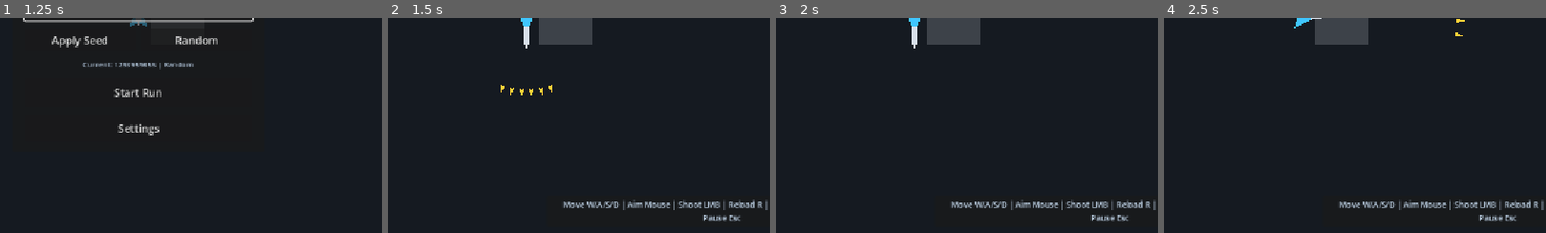
Above: before the commit, frames 1-4 (left to right).
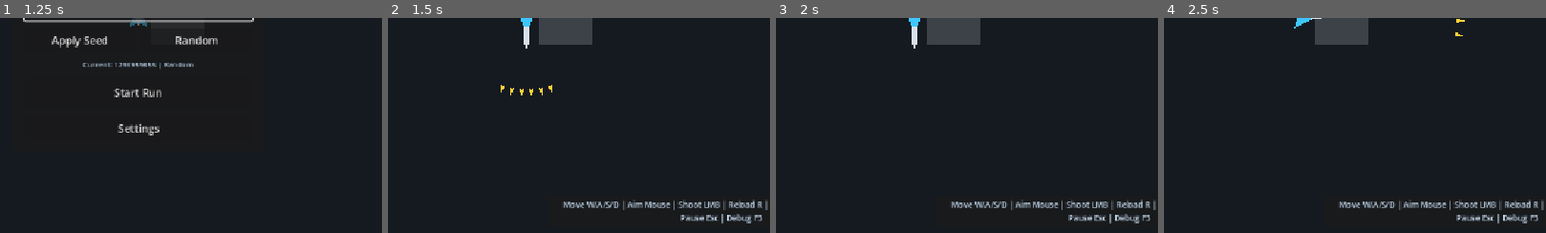
Above: after the commit, the same moments.

Repository: mrmi9/Dungeon-Unleashed
Game: Godot game, scene res://scenes/main/Main.tscn
Same seed, same stepped clock (60 frames per second), same inputs: the game is played once before the commit and once after it.
Inputs (mouse positions are % of the whole screen's width and height, from its top left):
- Up to frame 1 (1.25 s): click (50, 48) at 0.52 s; type "12" at 0.6 s
- Up to frame 2 (1.5 s): click "Start Run" at 1.25 s
- Up to frame 3 (2 s): no input
- Up to frame 4 (2.5 s): tap Enter at 2 s; move the mouse to (72, 45) at 2.02 s; hold D (move_right) from 2.03 s (still down); hold E (interact) from 2.03 s (still down); click (72, 45) at 2.17 s
The pictures show only the part of the screen within x 32-82%, y 50-100%; the shares and areas given below are measured in that part.

Frame 1 is identical in both runs. In frame 2, 0.5% of the frame differs, in the area x 76-98%, y 91-96%; in frame 3, 0.5%; in frame 4, 0.5%.

Commit message:
Add debug map panel

Diff:
--- a/dungeon-unleashed/scenes/ui/HUD.tscn
+++ b/dungeon-unleashed/scenes/ui/HUD.tscn
@@ -553,3 +553,59 @@
 custom_minimum_size = Vector2(0, 40)
 layout_mode = 2
 text = "Main Menu"
+
+[node name="DebugMapPanel" type="PanelContainer" parent="."]
+visible = false
+layout_mode = 1
+anchor_left = 0.5
+anchor_top = 0.5
+anchor_right = 0.5
+anchor_bottom = 0.5
+offset_left = -380.0
+offset_top = -280.0
+offset_right = 380.0
+offset_bottom = 280.0
+mouse_filter = 0
+
+[node name="MarginContainer" type="MarginContainer" parent="DebugMapPanel"]
+layout_mode = 2
+theme_override_constants/margin_left = 16
+theme_override_constants/margin_top = 14
+theme_override_constants/margin_right = 16
+theme_override_constants/margin_bottom = 14
+
+[node name="VBoxContainer" type="VBoxContainer" parent="DebugMapPanel/MarginContainer"]
+layout_mode = 2
+theme_override_constants/separation = 10
+
+[node name="TitleLabel" type="Label" parent="DebugMapPanel/MarginContainer/VBoxContainer"]
+layout_mode = 2
+theme_override_colors/font_color = Color(1, 0.82, 0.28, 1)
+theme_override_font_sizes/font_size = 24
+text = "Debug Map"
+horizontal_alignment = 1
+
+[node name="DebugMapText" type="TextEdit" parent="DebugMapPanel/MarginContainer/VBoxContainer"]
+custom_minimum_size = Vector2(0, 420)
+layout_mode = 2
+size_flags_vertical = 3
+theme_override_font_sizes/font_size = 13
+text = "No dungeon debug map available."
+editable = false
+wrap_mode = 1
+
+[node name="ButtonRow" type="HBoxContainer" parent="DebugMapPanel/MarginContainer/VBoxContainer"]
+layout_mode = 2
+theme_override_constants/separation = 8
+
+[node name="CopyButton" type="Button" parent="DebugMapPanel/MarginContainer/VBoxContainer/ButtonRow"]
+custom_minimum_size = Vector2(0, 38)
+layout_mode = 2
+size_flags_horizontal = 3
+text = "Copy Map"
+
+[node name="CloseButton" type="Button" parent="DebugMapPanel/MarginContainer/VBoxContainer/ButtonRow"]
+custom_minimum_size = Vector2(0, 38)
+layout_mode = 2
+size_flags_horizontal = 3
+text = "Close"
--- a/dungeon-unleashed/scripts/debug/DungeonGenerationSmokeTest.gd
+++ b/dungeon-unleashed/scripts/debug/DungeonGenerationSmokeTest.gd
@@ -70,6 +70,16 @@
 		_expect(str(hud.call("get_minimap_debug_text")).contains(last_room_id), "HUD debug tooltip should include dungeon map details")
 	else:
 		_expect(false, "HUD should expose dungeon seed and debug map text for smoke tests")
+	if hud != null and hud.has_method("show_debug_map_panel") and hud.has_method("get_debug_map_panel_text"):
+		hud.call("show_debug_map_panel")
+		await get_tree().process_frame
+		_expect(bool(hud.call("is_debug_map_visible")), "HUD should show the debug map panel")
+		_expect(str(hud.call("get_debug_map_panel_text")).contains("Seed: 424242"), "Debug map panel should include active seed")
+		_expect(str(hud.call("get_debug_map_panel_text")).contains(last_room_id), "Debug map panel should include final boss room id")
+		_expect(bool(hud.call("copy_debug_map_to_clipboard")), "Debug map panel should expose copy-to-clipboard flow")
+		hud.call("hide_debug_map_panel")
+	else:
+		_expect(false, "HUD should expose a debug map panel for playtest reproduction")
 
 	await _verify_exploration_state(controller, combat_rooms, main.get_node("Player"), hud)
 
--- a/dungeon-unleashed/scripts/debug/EnemyVarietySmokeTest.gd
+++ b/dungeon-unleashed/scripts/debug/EnemyVarietySmokeTest.gd
@@ -58,7 +58,7 @@
 	await _discard_all_enemies()
 
 	await _enter_room(reward_room, player)
-	_expect(_spawned_enemy_names().is_empty(), "Reward room should not spawn enemies")
+	_expect(_spawned_enemy_names_near(reward_room.global_position).is_empty(), "Reward room should not spawn local enemies")
 	await _discard_all_enemies()
 
 	await _enter_room(elite_room, player)
@@ -71,7 +71,7 @@
 	await _discard_all_enemies()
 
 	await _enter_room(shop_room, player)
-	_expect(_spawned_enemy_names().is_empty(), "Shop room should not spawn enemies")
+	_expect(_spawned_enemy_names_near(shop_room.global_position).is_empty(), "Shop room should not spawn local enemies")
 	await _discard_all_enemies()
 
 	await _enter_room(boss_room, player)
@@ -121,6 +121,20 @@
 	var names := PackedStringArray()
 	for enemy in get_tree().get_nodes_in_group("enemies"):
 		if not is_instance_valid(enemy) or enemy.is_queued_for_deletion():
+			continue
+		var display_name = enemy.get("display_name")
+		if display_name != null:
+			names.append(str(display_name))
+	return names
+
+
+func _spawned_enemy_names_near(position: Vector2, radius: float = 520.0) -> PackedStringArray:
+	var names := PackedStringArray()
+	for enemy in get_tree().get_nodes_in_group("enemies"):
+		if not is_instance_valid(enemy) or enemy.is_queued_for_deletion():
+			continue
+		var enemy_node := enemy as Node2D
+		if enemy_node == null or enemy_node.global_position.distance_to(position) > radius:
 			continue
 		var display_name = enemy.get("display_name")
 		if display_name != null:
--- a/dungeon-unleashed/scripts/debug/UILayoutSmokeTest.gd
+++ b/dungeon-unleashed/scripts/debug/UILayoutSmokeTest.gd
@@ -62,6 +62,11 @@
 	_check_modal_panel(hud, "RelicChoicePanel", "relic choice panel", resolution)
 
 	hud.call("hide_relic_choices")
+	hud.call("show_debug_map_panel")
+	await get_tree().process_frame
+	_check_modal_panel(hud, "DebugMapPanel", "debug map panel", resolution)
+
+	hud.call("hide_debug_map_panel")
 	hud.call("hide_flow_panels")
 	await get_tree().process_frame
 	_check_gameplay_overlay(hud, resolution)
--- a/dungeon-unleashed/scripts/main/Main.gd
+++ b/dungeon-unleashed/scripts/main/Main.gd
@@ -143,6 +143,12 @@
 
 
 func _unhandled_input(event: InputEvent) -> void:
+	if event.is_action_pressed("debug_map"):
+		if hud != null and hud.has_method("toggle_debug_map_panel"):
+			hud.call("toggle_debug_map_panel")
+			get_viewport().set_input_as_handled()
+		return
+
 	if event.is_action_pressed("pause"):
 		if run_state == RunState.RUNNING:
 			pause_run()
@@ -748,6 +754,7 @@
 	_bind_key(&"weapon_slot_1", KEY_1)
 	_bind_key(&"weapon_slot_2", KEY_2)
 	_bind_key(&"weapon_slot_3", KEY_3)
+	_bind_key(&"debug_map", KEY_F3)
 	_bind_mouse_button(&"shoot", MOUSE_BUTTON_LEFT)
 
 
--- a/dungeon-unleashed/scripts/ui/HUD.gd
+++ b/dungeon-unleashed/scripts/ui/HUD.gd
@@ -18,6 +18,7 @@
 const SETTINGS_PANEL_SIZE := Vector2(460.0, 660.0)
 const RESULT_PANEL_SIZE := Vector2(580.0, 588.0)
 const RELIC_CHOICE_PANEL_SIZE := Vector2(720.0, 356.0)
+const DEBUG_MAP_PANEL_SIZE := Vector2(760.0, 560.0)
 
 @onready var health_label: Label = $MarginContainer/VBoxContainer/HealthLabel
 @onready var shield_label: Label = $MarginContainer/VBoxContainer/ShieldLabel
@@ -76,6 +77,10 @@
 @onready var result_replay_seed_button: Button = $ResultPanel/MarginContainer/VBoxContainer/ReplaySeedButton
 @onready var result_restart_button: Button = $ResultPanel/MarginContainer/VBoxContainer/RestartButton
 @onready var result_menu_button: Button = $ResultPanel/MarginContainer/VBoxContainer/MainMenuButton
+@onready var debug_map_panel: PanelContainer = $DebugMapPanel
+@onready var debug_map_text: TextEdit = $DebugMapPanel/MarginContainer/VBoxContainer/DebugMapText
+@onready var debug_map_copy_button: Button = $DebugMapPanel/MarginContainer/VBoxContainer/ButtonRow/CopyButton
+@onready var debug_map_close_button: Button = $DebugMapPanel/MarginContainer/VBoxContainer/ButtonRow/CloseButton
 
 var _minimap_current_room_id := ""
 var _minimap_debug_text := ""
@@ -119,6 +124,8 @@
 	result_replay_seed_button.pressed.connect(_on_replay_seed_button_pressed)
 	result_restart_button.pressed.connect(_on_restart_button_pressed)
 	result_menu_button.pressed.connect(_on_main_menu_button_pressed)
+	debug_map_copy_button.pressed.connect(_on_debug_map_copy_button_pressed)
+	debug_map_close_button.pressed.connect(_on_debug_map_close_button_pressed)
 
 
 func _notification(what: int) -> void:
@@ -291,6 +298,7 @@
 	pause_panel.visible = false
 	settings_panel.visible = false
 	result_panel.visible = false
+	debug_map_panel.visible = false
 	_refresh_input_hint_panel_visibility()
 
 
@@ -314,6 +322,8 @@
 	minimap_seed_label.text = "Seed: %d" % seed
 	_minimap_debug_text = debug_map_text
 	minimap_seed_label.tooltip_text = debug_map_text
+	if debug_map_panel.visible:
+		_refresh_debug_map_panel_text()
 
 
 func update_seed_controls(active_seed: int, configured_seed: int = 0) -> void:
@@ -386,6 +396,40 @@
 	return _minimap_debug_text
 
 
+func toggle_debug_map_panel() -> void:
+	if debug_map_panel.visible:
+		hide_debug_map_panel()
+	else:
+		show_debug_map_panel()
+
+
+func show_debug_map_panel() -> void:
+	_refresh_debug_map_panel_text()
+	debug_map_panel.visible = true
+	_refresh_input_hint_panel_visibility()
+
+
+func hide_debug_map_panel() -> void:
+	debug_map_panel.visible = false
+	_refresh_input_hint_panel_visibility()
+
+
+func copy_debug_map_to_clipboard() -> bool:
+	var text := get_debug_map_panel_text()
+	if text.is_empty():
+		return false
+	DisplayServer.clipboard_set(text)
+	return true
+
+
+func is_debug_map_visible() -> bool:
+	return debug_map_panel.visible
+
+
+func get_debug_map_panel_text() -> String:
+	return debug_map_text.text
+
+
 func get_seed_input_text() -> String:
 	return main_menu_seed_input.text
 
@@ -514,6 +558,7 @@
 	_fit_centered_panel(settings_panel, SETTINGS_PANEL_SIZE, viewport_size)
 	_fit_centered_panel(result_panel, RESULT_PANEL_SIZE, viewport_size)
 	_fit_centered_panel(relic_choice_panel, RELIC_CHOICE_PANEL_SIZE, viewport_size)
+	_fit_centered_panel(debug_map_panel, DEBUG_MAP_PANEL_SIZE, viewport_size)
 	_fit_input_hint_panel(viewport_size)
 
 
@@ -552,6 +597,7 @@
 		or settings_panel.visible
 		or result_panel.visible
 		or relic_choice_panel.visible
+		or debug_map_panel.visible
 	)
 
 
@@ -937,7 +983,7 @@
 
 
 func _update_input_hint() -> void:
-	input_hint_label.text = "Move %s/%s/%s/%s | Aim Mouse | Shoot LMB | Reload %s | Weapons 1/2/3 | Interact %s | Pause %s" % [
+	input_hint_label.text = "Move %s/%s/%s/%s | Aim Mouse | Shoot LMB | Reload %s | Weapons 1/2/3 | Interact %s | Pause %s | Debug %s" % [
 		_get_action_key_label("move_up"),
 		_get_action_key_label("move_left"),
 		_get_action_key_label("move_down"),
@@ -945,7 +991,15 @@
 		_get_action_key_label("reload"),
 		_get_action_key_label("interact"),
 		_get_action_key_label("pause"),
+		_get_action_key_label("debug_map"),
 	]
+
+
+func _refresh_debug_map_panel_text() -> void:
+	if _minimap_debug_text.is_empty():
+		debug_map_text.text = "No dungeon debug map available."
+		return
+	debug_map_text.text = _minimap_debug_text
 
 
 func _update_control_rebind_buttons() -> void:
@@ -1044,3 +1098,14 @@
 
 func _on_replay_seed_button_pressed() -> void:
 	_call_flow("replay_current_seed")
+
+
+func _on_debug_map_copy_button_pressed() -> void:
+	if copy_debug_map_to_clipboard():
+		show_message("Debug Map Copied")
+	else:
+		show_message("No Debug Map")
+
+
+func _on_debug_map_close_button_pressed() -> void:
+	hide_debug_map_panel()
Not shown, changed: .gitignore
Not shown, changed: DEVELOPMENT_LOG.md
Not shown, changed: KNOWN_ISSUES.md
Not shown, changed: dungeon-unleashed/builds/windows/KNOWN_ISSUES.md
Not shown, changed: dungeon-unleashed/builds/windows/README_PLAYTEST.md
